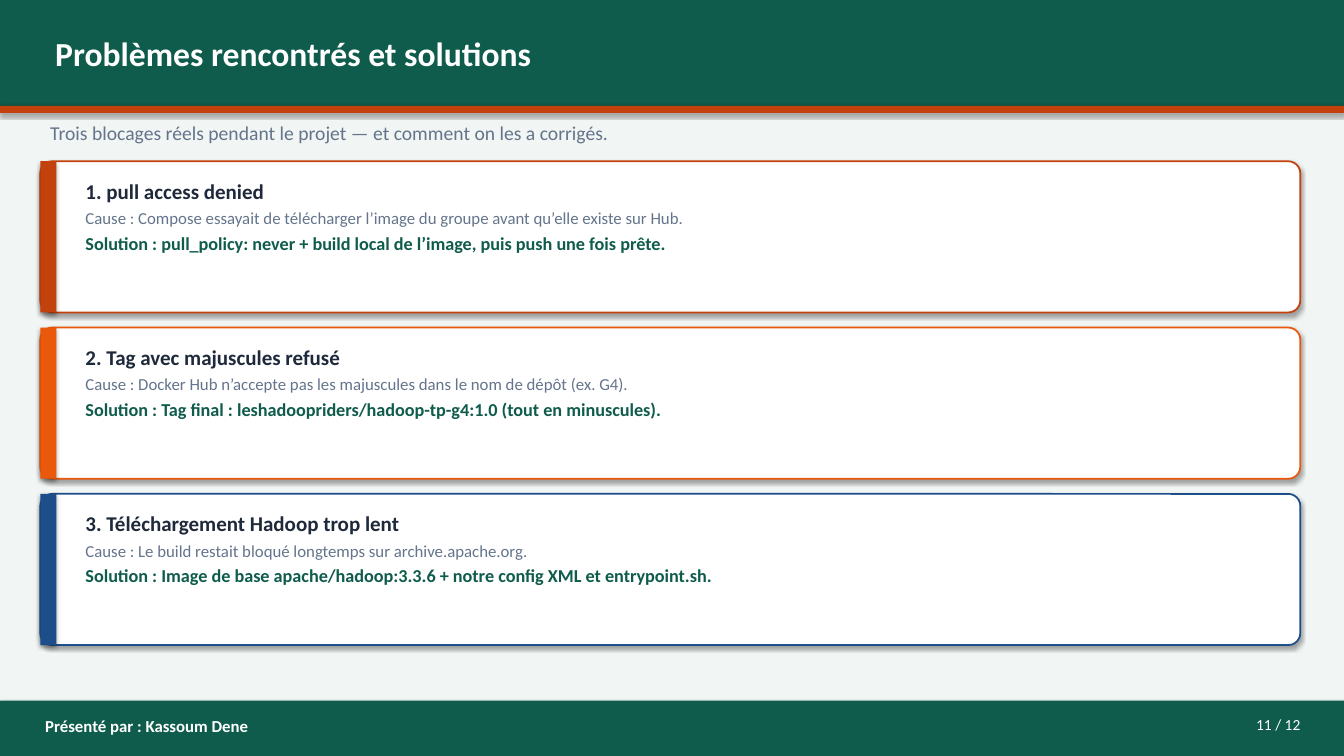
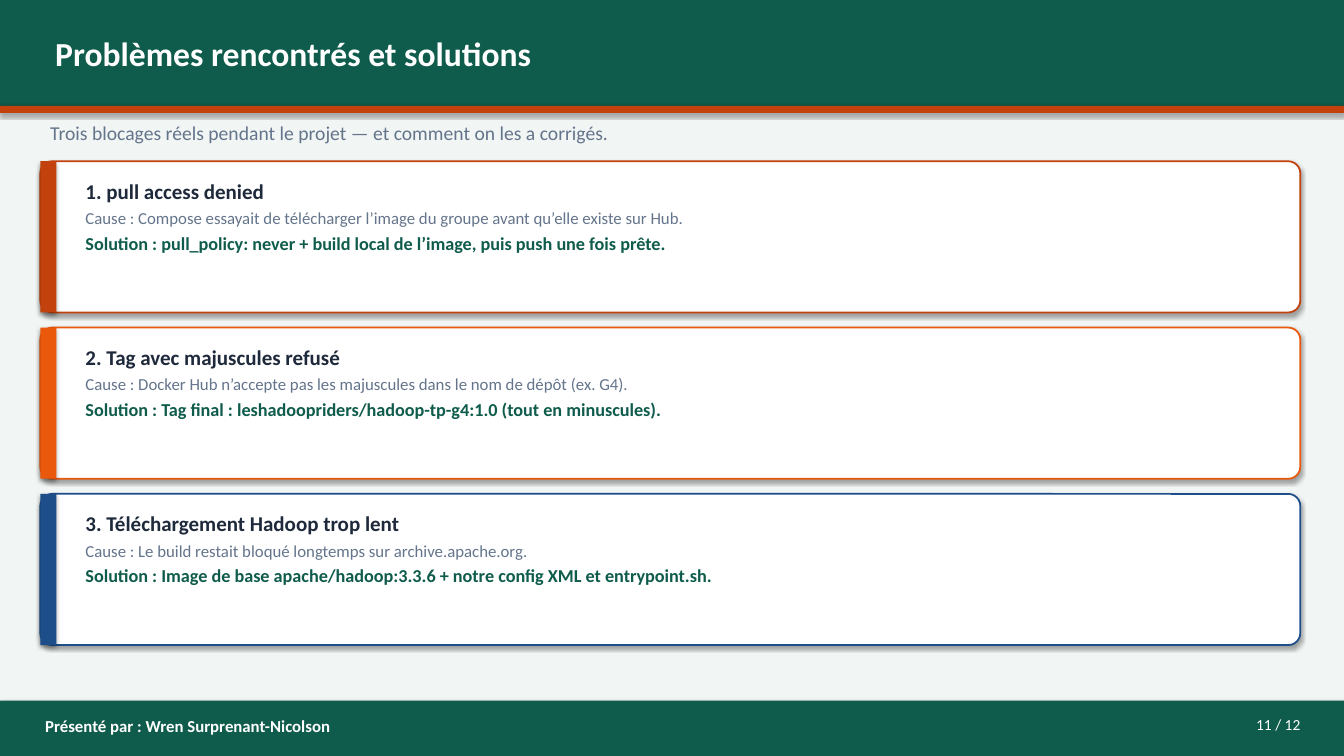
Before and after one commit to asinyopetro/Les_Hadoop_Riders_G4, a slide deck: slide 11 of presentation/PRESENTATION-G4-Les_Hadoop_Riders.pptx. Drawn at 1344x756 pixels with LibreOffice and Linux fonts; fonts in the diff are those of the drawing. Boxes give left, top, right and bottom in pixels: in the first picture for what was removed or moved away, otherwise in the second. Text is boxed around its words. In the diff, an @@ line names an element or a change of style, - is before the commit and + after.

```diff
--- a/presentation/PRESENTATION-G4-Les_Hadoop_Riders.pptx
+++ b/presentation/PRESENTATION-G4-Les_Hadoop_Riders.pptx
@@ text at [45, 720, 330, 735]: text changed @@
-Présenté par : Kassoum Dene
+Présenté par : Wren Surprenant-Nicolson
```
Also in this commit, not shown: 8 other slides changed, 3 other files.
